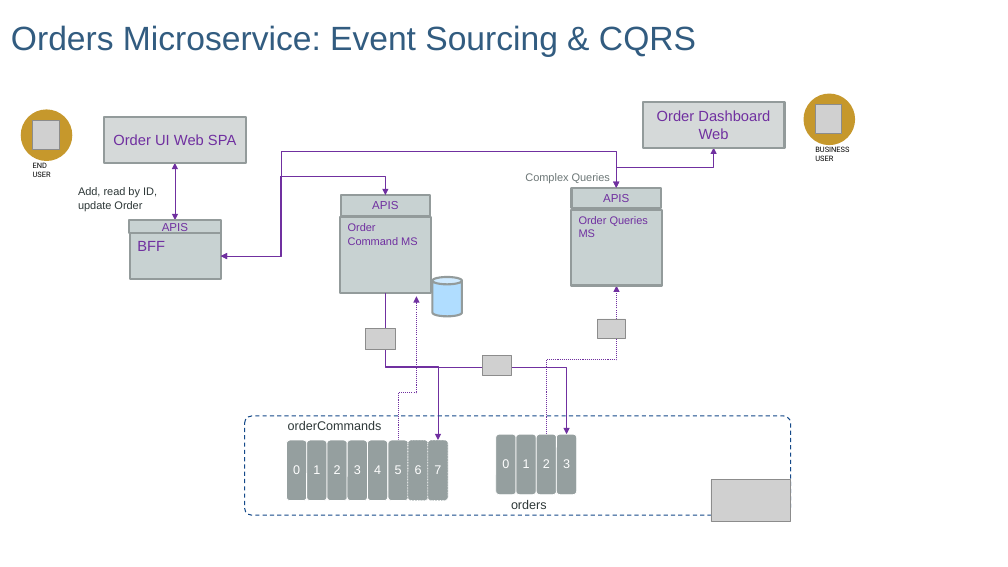
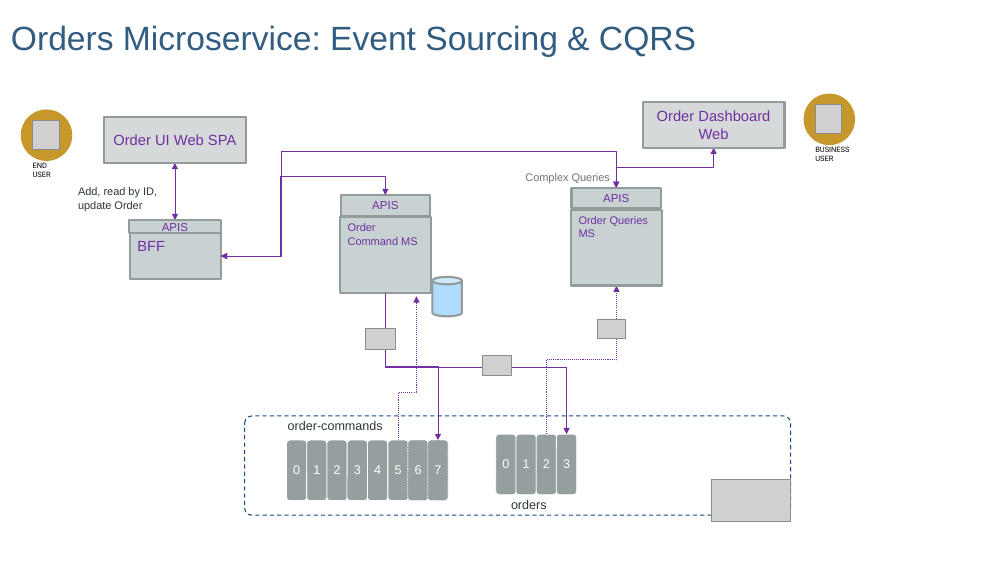
Before and after one commit to ibm-cloud-architecture/refarch-kc-order-ms, a slide deck: slide 2 of docs/kc-order-diagrams.pptx. Drawn at 1008x567 pixels with LibreOffice and Linux fonts; fonts in the diff are those of the drawing; grey boxes stand for pictures; background and template pictures are left out. Boxes give left, top, right and bottom in pixels: in the first picture for what was removed or moved away, otherwise in the second. Text is boxed around its words. In the diff, an @@ line names an element or a change of style, - is before the commit and + after.

```diff
--- a/docs/kc-order-diagrams.pptx
+++ b/docs/kc-order-diagrams.pptx
@@ text at bbox=[288, 421, 383, 430]: text changed @@
-orderCommands
+order-commands
```
Also in this commit, not shown: 5 other slides changed, 7 other files.
